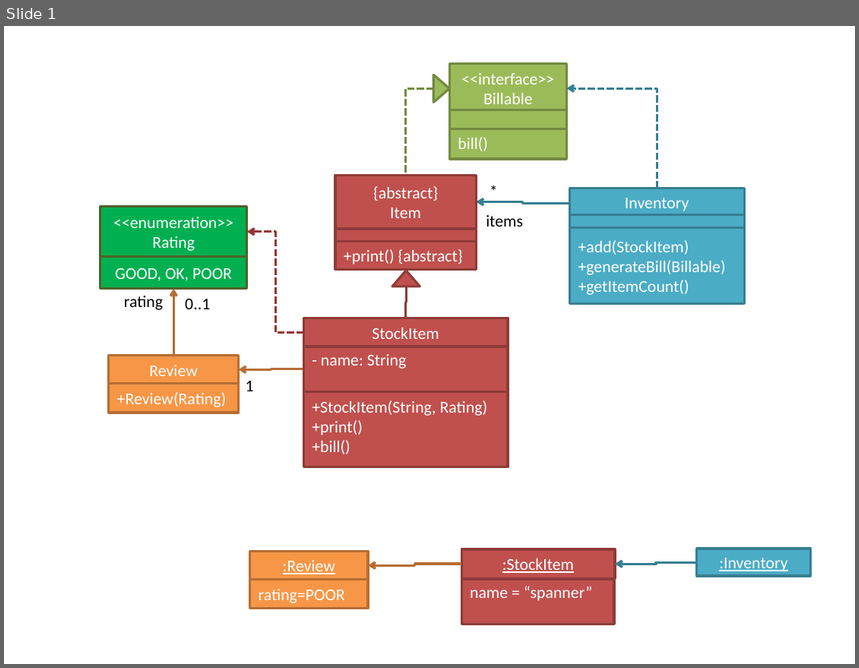
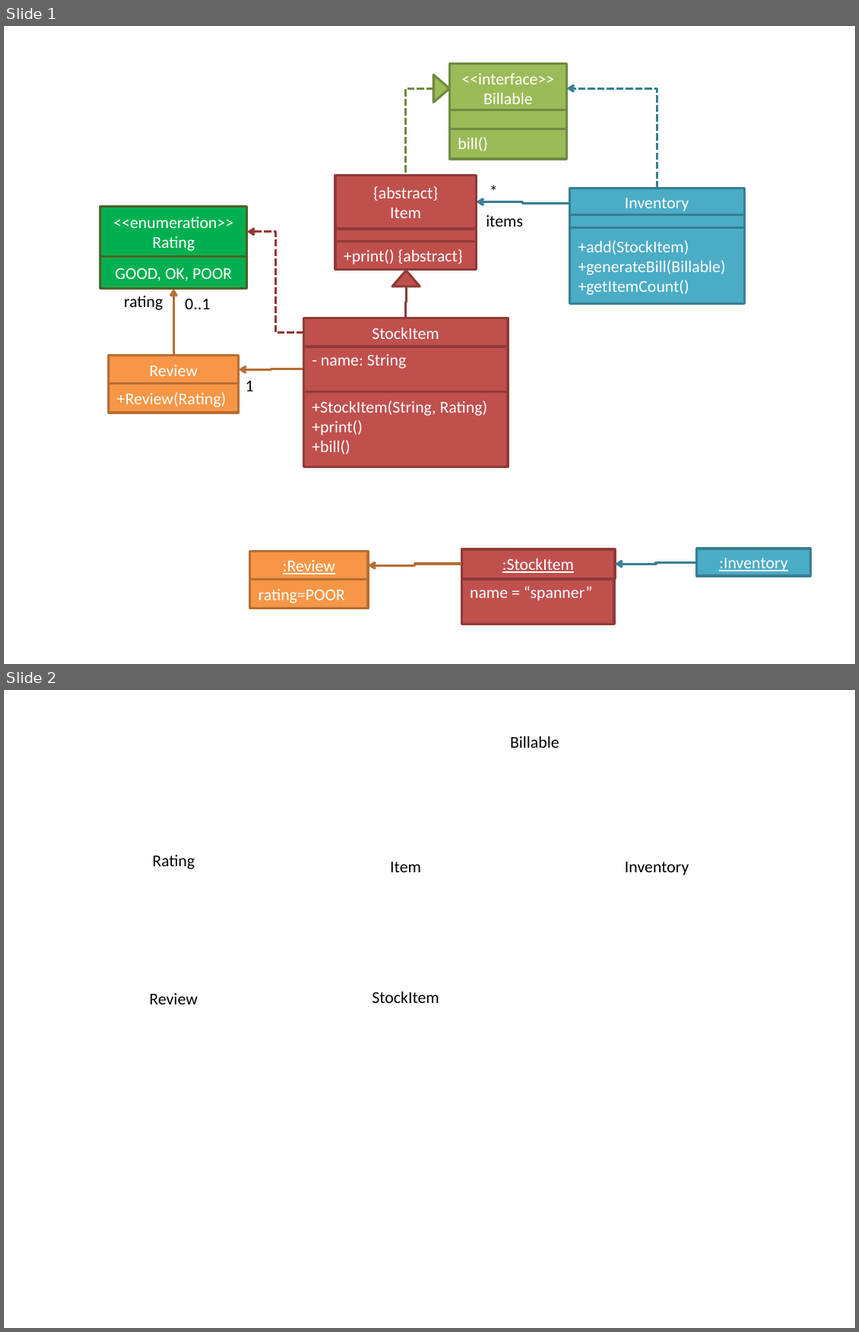
Before and after one commit to se-edu/se-book, a slide deck: diagrams/modelling/modellingStructures/classDiagramsIntermediate/a-classDiagramForItemEtc.pptx. Shown one above the other, each under a label of ours: slide 1 before the commit, slides 1 and 2 after it. The pictures are 859x668 and 859x1332 pixels, drawn with LibreOffice and Linux fonts; fonts in the diff are those of the drawing. Boxes give left, top, right and bottom in pixels: in the first picture for what was removed or moved away, otherwise in the second. Text is boxed around its words. In the diff, an @@ line names an element or a change of style, - is before the commit and + after.

Commit message:
modeling/..: update a-classDiagramForItemEtc.pptx

```diff
--- a/diagrams/modelling/modellingStructures/classDiagramsIntermediate/a-classDiagramForItemEtc.pptx
+++ b/diagrams/modelling/modellingStructures/classDiagramsIntermediate/a-classDiagramForItemEtc.pptx
@@ slide 2 added at bbox=[4, 690, 855, 1328], background #FFFFFF @@
@@ rectangle added at bbox=[477, 717, 594, 767], fill #FFFFFF, outline #FFFFFF 2 pt, 14 pt, text #000000 @@
+Billable
@@ rectangle added at bbox=[101, 834, 246, 885], fill #FFFFFF, outline #FFFFFF 2 pt, 14 pt, text #000000 @@
+Rating
@@ rectangle added at bbox=[335, 839, 477, 893], fill #FFFFFF, outline #FFFFFF 2 pt, 14 pt, text #000000 @@
+Item
@@ rectangle added at bbox=[570, 853, 744, 880], fill #FFFFFF, outline #FFFFFF 2 pt, 14 pt, text #000000 @@
+Inventory
@@ rectangle added at bbox=[109, 983, 239, 1012], fill #FFFFFF, outline #FFFFFF 2 pt, 14 pt, text #000000 @@
+Review
@@ rectangle added at bbox=[303, 982, 508, 1011], fill #FFFFFF, outline #FFFFFF 2 pt, 14 pt, text #000000 @@
+StockItem
```
